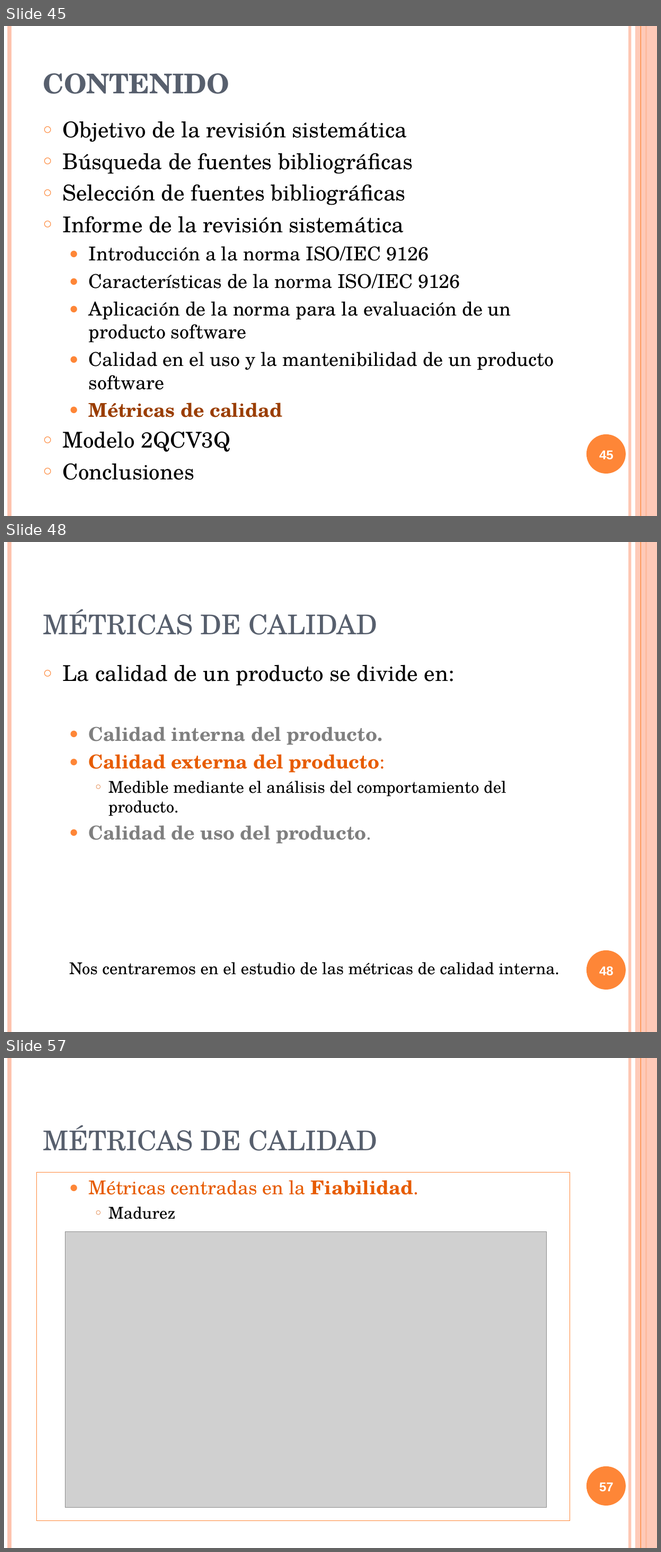
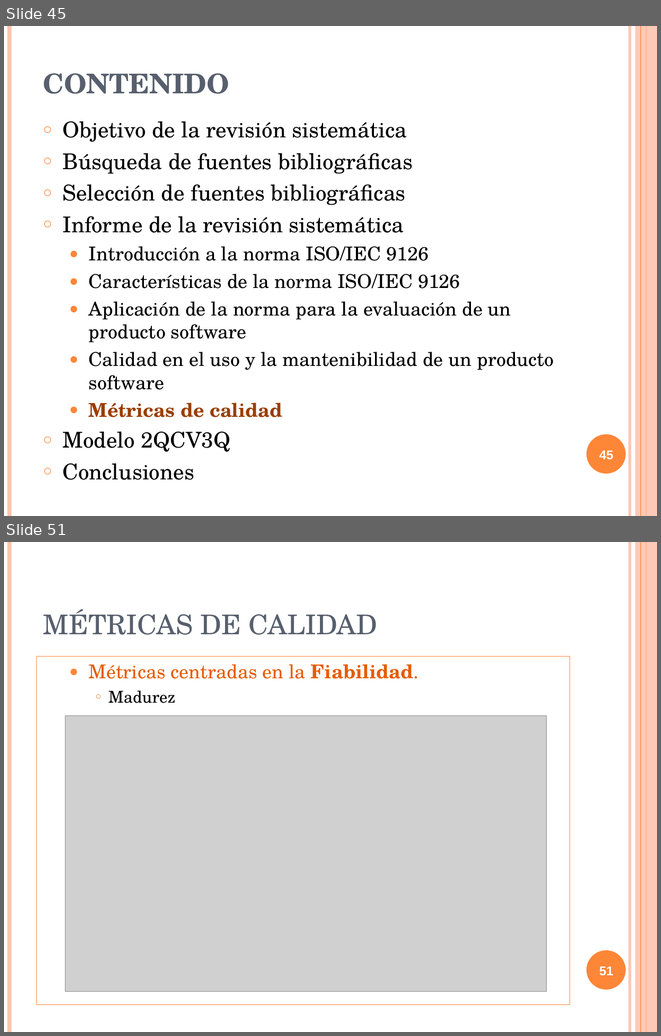
Before and after one commit to txedo/isi-auditoria, a slide deck: calidad/Trabajo/presentacion/presentacionCalidad.ppt. Shown one above the other, each under a label of ours: slides 45, 48 and 57 before the commit, slides 45 and 51 after it; the slides between them are not shown. The pictures are 661x1552 and 661x1036 pixels, drawn with LibreOffice and Linux fonts; fonts in the diff are those of the drawing; grey boxes stand for pictures. Boxes give left, top, right and bottom in pixels: in the first picture for what was removed or moved away, otherwise in the second. Text is boxed around its words. In the diff, an @@ line names an element or a change of style, - is before the commit and + after.

```diff
--- a/calidad/Trabajo/presentacion/presentacionCalidad.ppt
+++ b/calidad/Trabajo/presentacion/presentacionCalidad.ppt
@@ slide 48 removed at <box>4,542,657,1032</box>, background #FFFFFF; not listed: 6 template elements that a slide beside it also shows @@
@@ title removed at <box>43,609,378,635</box> @@
-MÉTRICAS DE CALIDAD
@@ text removed at <box>62,664,559,974</box> @@
-○ La calidad de un producto se divide en:
-  ● Calidad interna del producto.
-  ● Calidad externa del producto:
-    ○ Medible mediante el análisis del comportamiento del producto.
-  ● Calidad de uso del producto.
-  Nos centraremos en el estudio de las métricas de calidad interna.
@@ page number removed at <box>599,966,614,976</box> @@
-48
@@ what was slide 57 is now slide 51 @@
@@ page number at <box>599,966,614,976</box>: text changed @@
-57
+51
```
Also in this commit, not shown: 15 slides changed, 5 other slides removed, 1 other file.
